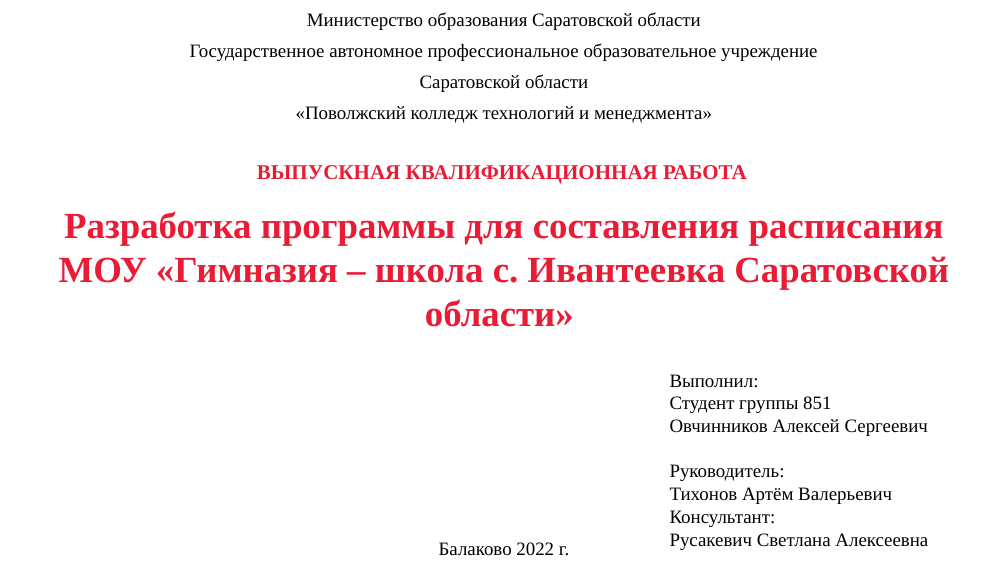
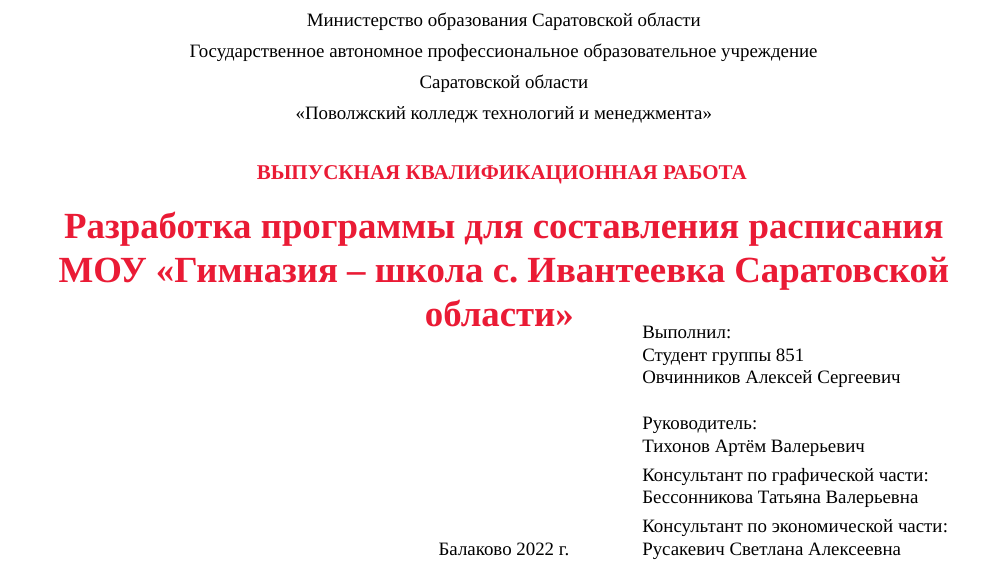
Before and after one commit to AlexeyBQS/Examwork, a slide deck: slide 1 of Presentation/Презентация.pptx. Drawn at 1008x567 pixels with LibreOffice and Linux fonts; fonts in the diff are those of the drawing; background and template pictures are left out. Boxes give left, top, right and bottom in pixels: in the first picture for what was removed or moved away, otherwise in the second. Text is boxed around its words. In the diff, an @@ line names an element or a change of style, - is before the commit and + after.

```diff
--- a/Presentation/Презентация.pptx
+++ b/Presentation/Презентация.pptx
@@ text "Выполнил:": place and size @@
-text "Выполнил:" at (670, 374, 928, 550)
+text "Выполнил:" at (642, 325, 948, 559)
@@ text at (642, 439, 865, 456): more space between paragraphs @@
@@ text at (642, 468, 948, 536): text changed @@
-Консультант:
+Консультант по графической части:
+Бессонникова Татьяна Валерьевна
+Консультант по экономической части:
```
Also in this commit, not shown: 6 other slides changed, 2 slides added, 1 slide removed, 4 other files.
